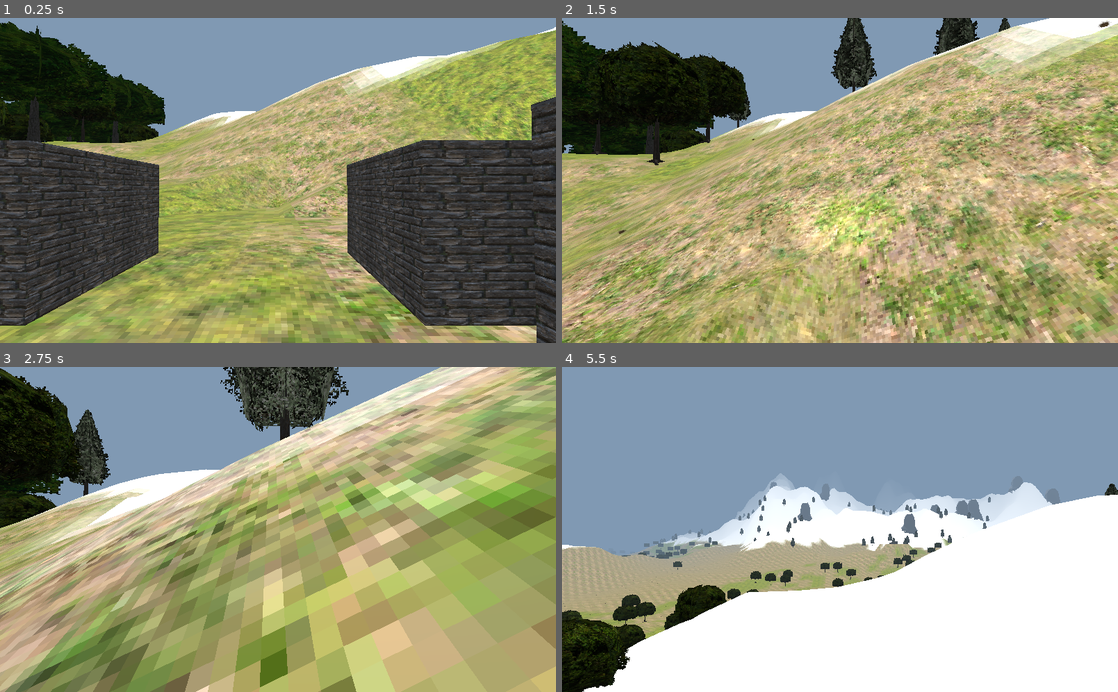
Above: before the commit, frames 1-4 (two rows, left to right).
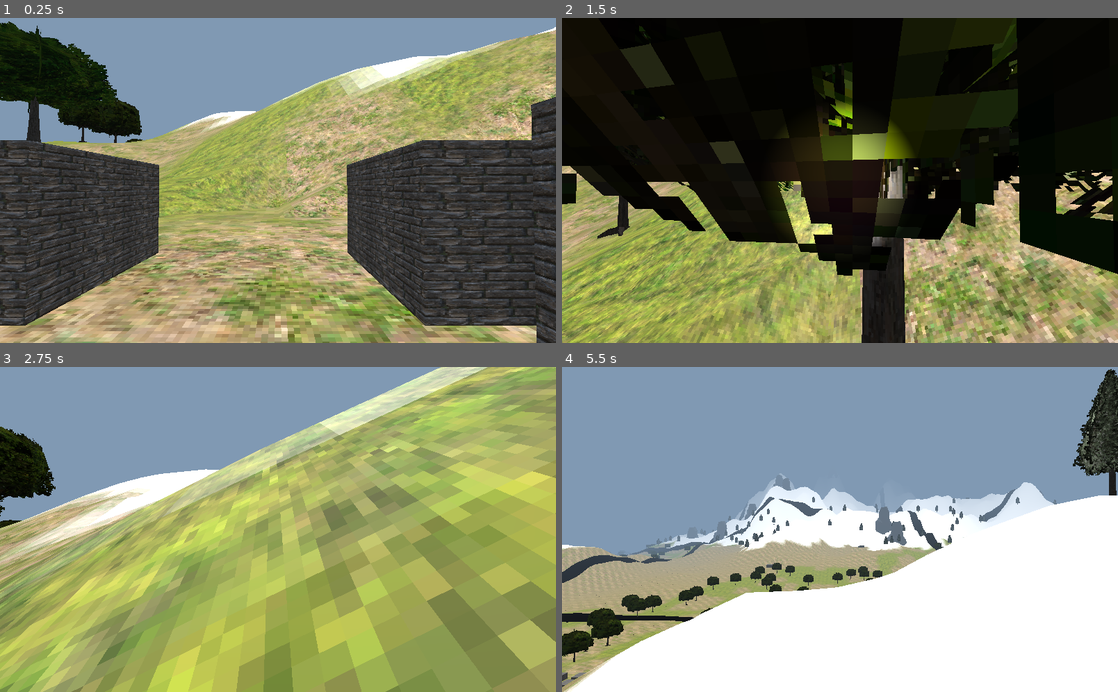
Above: after the commit, the same moments.

Repository: itaden1/webRPG
Game: Godot game, scene res://Scenes/World.tscn
Two runs of this game, one before a commit and one after it. Both use one fixed random seed, a clock stepped at 60 frames per second and the inputs below. The project has no main scene, so this scene is started directly.
Inputs (mouse positions are in pixels of both pictures, inside the frame that each line leads up to):
- Up to frame 1 (0.25 s): no input
- Up to frame 2 (1.5 s): move the mouse to (867, 180) at 0.52 s; hold F 0.53-1.28 s; hold W from 0.53 s (still down); tap Space at 0.77 s; move the mouse to (812, 180) at 1.27 s; tap F at 1.35 s
- Up to frame 3 (2.75 s): keep holding W; tap Space at 1.52 s; move the mouse to (289, 523) at 2.02 s; hold F from 2.03 s (still down)
- Up to frame 4 (5.5 s): keep holding W; move the mouse to (834, 536) at 2.77 s; release F at 2.78 s; tap F at 2.85, 4.35 s; tap Space at 3.02, 3.77, 4.52 s; move the mouse to (878, 532) at 3.52 s; hold F 3.53-4.28 s; move the mouse to (795, 526) at 4.27 s; move the mouse to (845, 529) at 5.02 s; hold F from 5.03 s (still down)

The runs differ from the first frame. In frame 1, 22% of the frame differs, in the area x 0-100%, y 3-100%; in frame 2, 79%, in the area x 0-100%, y 0-100%; in frame 3, 63%; in frame 4, 9.5%.

Commit message:
tree free zone (sort of)

Diff:
--- a/Scenes/TestTown.tscn
+++ b/Scenes/TestTown.tscn
@@ -1,16 +1,6 @@
-[gd_scene load_steps=9 format=2]
+[gd_scene load_steps=5 format=2]
 
 [ext_resource path="res://Materials/Buildings/Bricks_01-128x128.png" type="Texture" id=1]
-[ext_resource path="res://Materials/Buildings/Dirt_10-128x128.png" type="Texture" id=2]
-
-[sub_resource type="CubeMesh" id=1]
-
-[sub_resource type="SpatialMaterial" id=5]
-albedo_texture = ExtResource( 2 )
-uv1_scale = Vector3( 15, 15, 1 )
-
-[sub_resource type="ConcavePolygonShape" id=2]
-data = PoolVector3Array( -1, 1, 1, 1, 1, 1, -1, -1, 1, 1, 1, 1, 1, -1, 1, -1, -1, 1, 1, 1, -1, -1, 1, -1, 1, -1, -1, -1, 1, -1, -1, -1, -1, 1, -1, -1, 1, 1, 1, 1, 1, -1, 1, -1, 1, 1, 1, -1, 1, -1, -1, 1, -1, 1, -1, 1, -1, -1, 1, 1, -1, -1, -1, -1, 1, 1, -1, -1, 1, -1, -1, -1, 1, 1, 1, -1, 1, 1, 1, 1, -1, -1, 1, 1, -1, 1, -1, 1, 1, -1, -1, -1, 1, 1, -1, 1, -1, -1, -1, 1, -1, 1, 1, -1, -1, -1, -1, -1 )
 
 [sub_resource type="CubeMesh" id=3]
 
@@ -23,17 +13,6 @@
 
 [node name="Spatial" type="Spatial"]
 transform = Transform( 1.5, 0, 0, 0, 1.5, 0, 0, 0, 1.5, 0, 0, 0 )
-
-[node name="MeshInstance" type="MeshInstance" parent="."]
-transform = Transform( 30, 0, 0, 0, 0.3, 0, 0, 0, 30, 0, 0, 0 )
-visible = false
-mesh = SubResource( 1 )
-material/0 = SubResource( 5 )
-
-[node name="StaticBody" type="StaticBody" parent="MeshInstance"]
-
-[node name="CollisionShape" type="CollisionShape" parent="MeshInstance/StaticBody"]
-shape = SubResource( 2 )
 
 [node name="House" type="MeshInstance" parent="."]
 transform = Transform( 5, 0, 0, 0, 3, 0, 0, 0, 5, 13.1527, 3.25533, 14.0558 )
--- /dev/null
+++ b/Scripts/Generators/LocationGenerator.gd
@@ -0,0 +1,10 @@
+extends Node
+
+var test_town_scene = preload("res://Scenes/TestTown.tscn")
+
+
+func generate_town():
+	return {
+		location_node = test_town_scene.instance(),
+		location_padding = 100
+	}
--- a/Scripts/Generators/TerrainGenerator.gd
+++ b/Scripts/Generators/TerrainGenerator.gd
@@ -17,8 +17,7 @@
 export (Image) var green_brush
 export (Image) var blue_brush
 
-
-var test_town_scene = preload("res://Scenes/TestTown.tscn")
+onready var location_generator = load("res://Scripts/Generators/LocationGenerator.gd").new()
 var player_placed = false
 
 # var grass_2_texture: Image = preload("res://Materials/Grass_02-128x128.png")
@@ -143,6 +142,7 @@
 var instanced_chunks = {}
 
 var chunk_data := {}
+var tree_free_zone := []
 var thread_timer := Timer.new()
 
 class ChunkData:
@@ -170,7 +170,6 @@
 func _generation_thread_method(player_position):
 	var player_chunk_x = get_closest_multiple(int(player_position.x), chunk_size.x)
 	var player_chunk_z = get_closest_multiple(int(player_position.z), chunk_size.y)
-	print("player is at chunk ", player_chunk_x, "-", player_chunk_z)
 	render_world_chunks(Vector2(player_chunk_x, player_chunk_z))
 
 func render_world_chunks(start_pos: Vector2):
@@ -208,7 +207,7 @@
 			chunk_data[Vector2(x,y)] = ChunkData.new(mesh_inst)
 
 			add_child(mesh_inst)
-			place_towns(x, y, mesh_inst)
+			place_locations(x, y, mesh_inst)
 
 
 			call_deferred("place_trees", x, y, mesh_inst)
@@ -218,35 +217,75 @@
 			# call_deferred("place_towns", x, y, mesh_inst)
 
 
-func place_towns(x: int, y: int, mesh_inst: MeshInstance):
+func place_locations(x: int, y: int, mesh_inst: MeshInstance):
 	var dt: MeshDataTool = get_datatool_for_mesh(mesh_inst.lod_1_mesh)
-	var vert_idx = Rng.get_random_range(0, dt.get_vertex_count() -1 )
-	var vert = dt.get_vertex(vert_idx)
-
-	# TODO replace with town generation script
-	var town = test_town_scene.instance()
-	var town_padding = 100
-
-	for i in range(dt.get_vertex_count()):
-		var vertex: Vector3 = dt.get_vertex(i)
-		print(Vector2(vertex.x, vertex.z).distance_to(Vector2(vert.x, vert.z)))
-		if Vector2(vertex.x, vertex.z).distance_to(Vector2(vert.x, vert.z)) < town_padding and abs(vertex.y - vert.y) > 2:
-			vertex.y = vert.y
-			dt.set_vertex(i, vertex)
-
-	var terrain_mesh := ArrayMesh.new()
-	dt.commit_to_surface(terrain_mesh)
-	mesh_inst.lod_1_mesh = terrain_mesh
-
-	mesh_inst.add_child(town)
-
-	town.global_transform.origin.y = vert.y
-	town.global_transform.origin.x = vert.x + x
-	town.global_transform.origin.z = vert.z + y
-
-	if not player_placed:
-		player.global_transform.origin = town.get_node("Spawn").global_transform.origin
-		player_placed = true
+	var max_locations := 3
+	var location_count := 0
+	var max_attempts := 30
+	var attempts := 0
+	var locations : Dictionary = {}
+	while location_count < max_locations:
+		attempts += 1
+		if attempts >= max_attempts:
+			break
+
+		var vert_idx = Rng.get_random_range(0, dt.get_vertex_count() -1 )
+
+		var vert = dt.get_vertex(vert_idx)
+
+		# allow some padding on chunk borders. make sure placement is within a certain distance from center of chunk
+		var distance_from_center: float = Vector2(vert.x, vert.z).distance_to(Vector2(0, 0))
+		if distance_from_center > chunk_size.x/3:
+			continue
+
+		# check for duplicate placement
+		if locations.has(vert_idx):
+			continue
+
+		# check for too cloes placement
+		var skip = false
+		for e in locations.values():
+			if e.distance_to(vert) < chunk_size.x/3:
+				skip = true
+		if skip:
+			continue
+		# check if underwater
+		if vert.y <= modify_land_height(OCEAN_LEVEL + 0.001):
+			continue
+
+		var location_data = location_generator.generate_town()
+		var location: Node = location_data.location_node
+		var location_padding = location_data.location_padding
+
+		for i in range(dt.get_vertex_count()):
+			var vertex: Vector3 = dt.get_vertex(i)
+			if Vector2(vertex.x, vertex.z).distance_to(Vector2(vert.x, vert.z)) < location_padding:
+				vertex.y = vert.y
+				dt.set_vertex(i, vertex)
+
+		var terrain_mesh := ArrayMesh.new()
+		var _a = dt.commit_to_surface(terrain_mesh)
+		mesh_inst.lod_1_mesh = terrain_mesh
+
+		mesh_inst.add_child(location)
+
+		location.global_transform.origin.y = vert.y
+		location.global_transform.origin.x = vert.x + x
+		location.global_transform.origin.z = vert.z + y
+
+		locations[vert_idx] = vert
+		location_count += 1
+
+		tree_free_zone.append(
+			Rect2(
+				Vector2((vert.x + x) - location_padding, (vert.y + y) - location_padding),
+				Vector2(location_padding*3, location_padding*3)
+			)
+		)
+
+		if not player_placed:
+			player.global_transform.origin = location.get_node("Spawn").global_transform.origin
+			player_placed = true
 
 func make_texture(x: int, y: int, mesh_inst: MeshInstance):
 	var splat_texture := ImageTexture.new()
@@ -256,8 +295,8 @@
 	var paint_rect_size = 8
 	var rects_to_paint = image_size / paint_rect_size
 	splat_image.create(image_size, image_size, false, Image.FORMAT_RGBA8)
-	for i in range(0, rects_to_paint):
-		for j in range(0, rects_to_paint):
+	for i in range(1, rects_to_paint):
+		for j in range(1, rects_to_paint):
 			var region_size_x = (chunk_size.x / rects_to_paint)
 			var region_size_y = (chunk_size.y / rects_to_paint)
 			var pos_x = region_size_x * i + x -1000 # no idea why this magic number works but it does....
@@ -280,10 +319,18 @@
 	# place some trees
 	var tree_spacing := 70.0
 	var ocean_line = modify_land_height(OCEAN_LEVEL + 0.001)
-	for i in range(int(chunk_size.x / tree_spacing)):
-		for l in range(int(chunk_size.y / tree_spacing)):
+	for i in range(int(chunk_size.x / tree_spacing )):
+		for l in range(int(chunk_size.y / tree_spacing )):
 			var position_x : float = x + i * tree_spacing#* Rng.get_random_range(tree_spacing-20, tree_spacing+20)
 			var position_y : float = y + l * tree_spacing#* Rng.get_random_range(tree_spacing-20, tree_spacing+20)
+
+			# skip if there is a town or other location around here
+			var skip := false
+			for z in tree_free_zone:
+				if z.intersects(Rect2(Vector2(position_x, position_y) , Vector2(30,30))):
+					skip = true
+			if skip:
+				continue
 
 			var e = get_reshaped_elevation(position_x, position_y)
 			if e > ocean_line:
